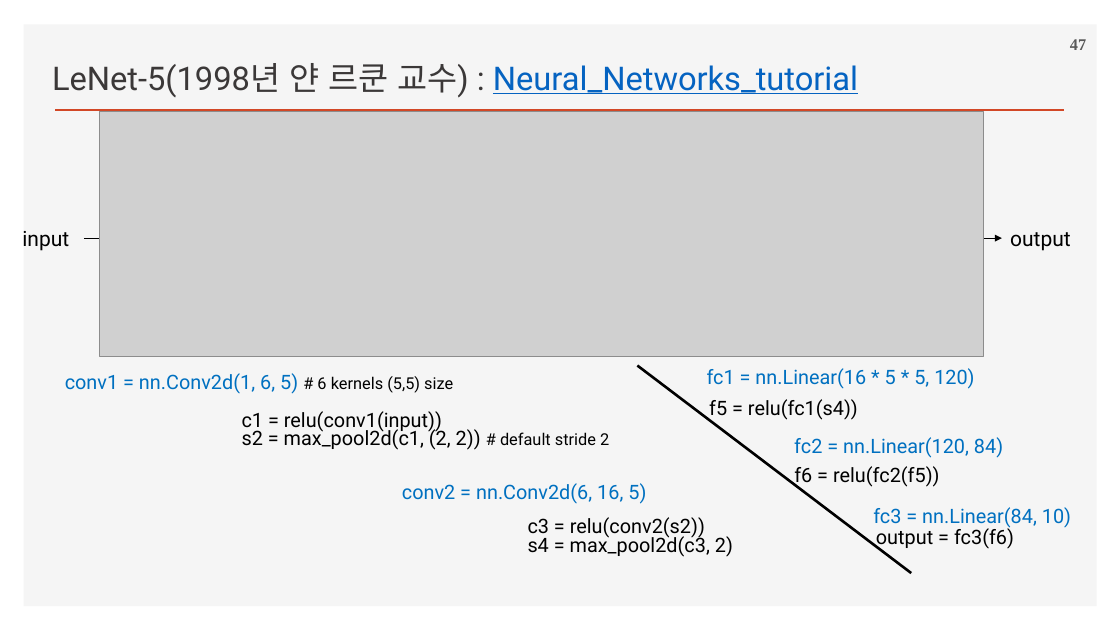
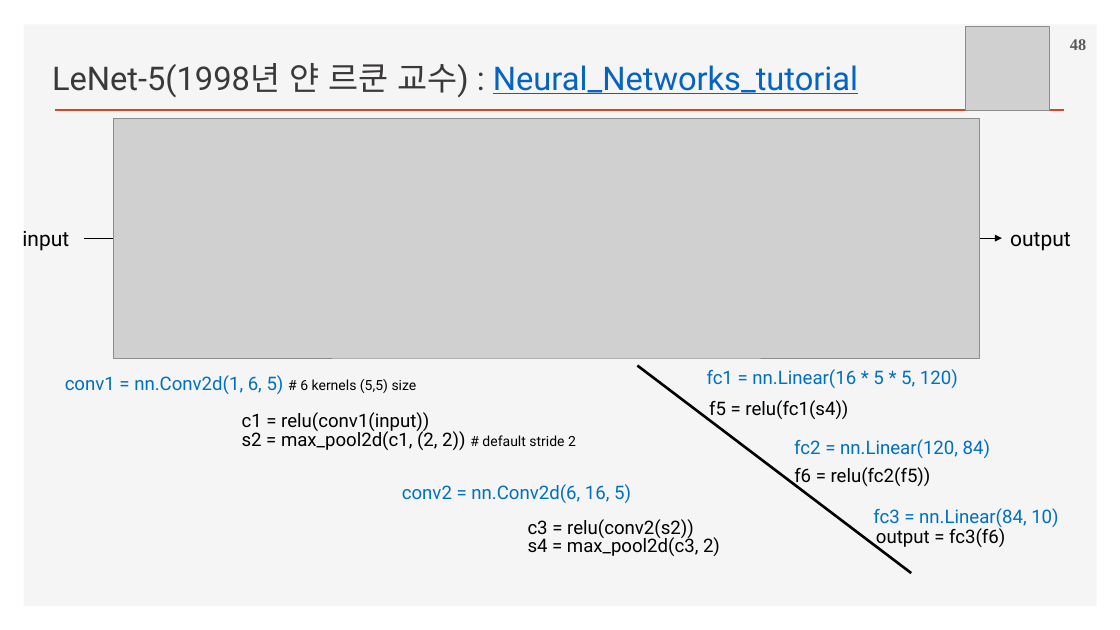
Before and after one commit to ancestor9/2026_Fall_Deep-Learning-with-Python, a slide deck: slide 48 of Chapter 08 Image Classification.pptx (slide 47 before the commit). Drawn at 1120x630 pixels with LibreOffice and Linux fonts; fonts in the diff are those of the drawing; grey boxes stand for pictures; background and template pictures are left out. Boxes give left, top, right and bottom in pixels: in the first picture for what was removed or moved away, otherwise in the second. Text is boxed around its words. In the diff, an @@ line names an element or a change of style, - is before the commit and + after.

```diff
--- a/Chapter 08 Image Classification.pptx
+++ b/Chapter 08 Image Classification.pptx
@@ picture added at (x1=965, y1=27, x2=1049, y2=111) @@
@@ page number at (x1=1070, y1=39, x2=1086, y2=50): text changed @@
-47
+48
@@ picture resized from (x1=99, y1=112, x2=983, y2=356) to (x1=113, y1=118, x2=980, y2=359) @@
@@ text "conv1 = nn.Conv2d(1, 6, 5) ..." at (x1=65, y1=375, x2=417, y2=394): size 17 to 16 pt in "conv1 = nn.Conv2d(1, 6, 5)"; size 14 to 12 pt in "# 6 kernels (5,5) size" @@
@@ text "c1 = relu(conv1(input))" at (x1=242, y1=412, x2=576, y2=450): size 17 to 16 pt in "c1 = relu(conv1(input))", "s2 = max_pool2d(c1, (2, 2))"; size 14 to 12 pt in "# default stride 2" @@
@@ size 17 to 16 pt in 8 elements at (x1=402, y1=484, x2=631, y2=503), (x1=528, y1=519, x2=720, y2=556), (x1=707, y1=369, x2=958, y2=388), (x1=876, y1=526, x2=1005, y2=549), (x1=794, y1=467, x2=931, y2=488), (x1=873, y1=508, x2=1058, y2=529), (x1=794, y1=439, x2=990, y2=458), (x1=709, y1=400, x2=848, y2=421) @@
```
Also in this commit, not shown: 9 slides added.
